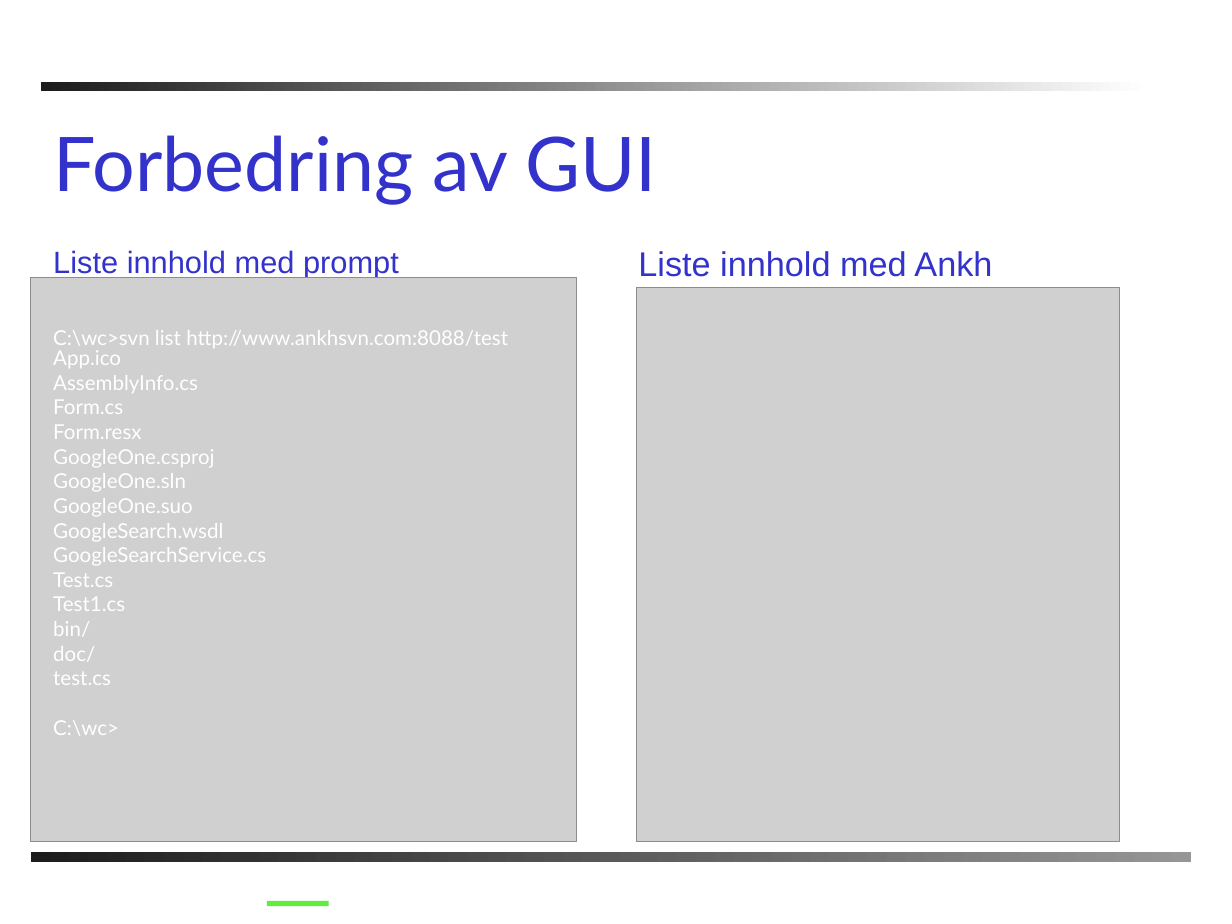
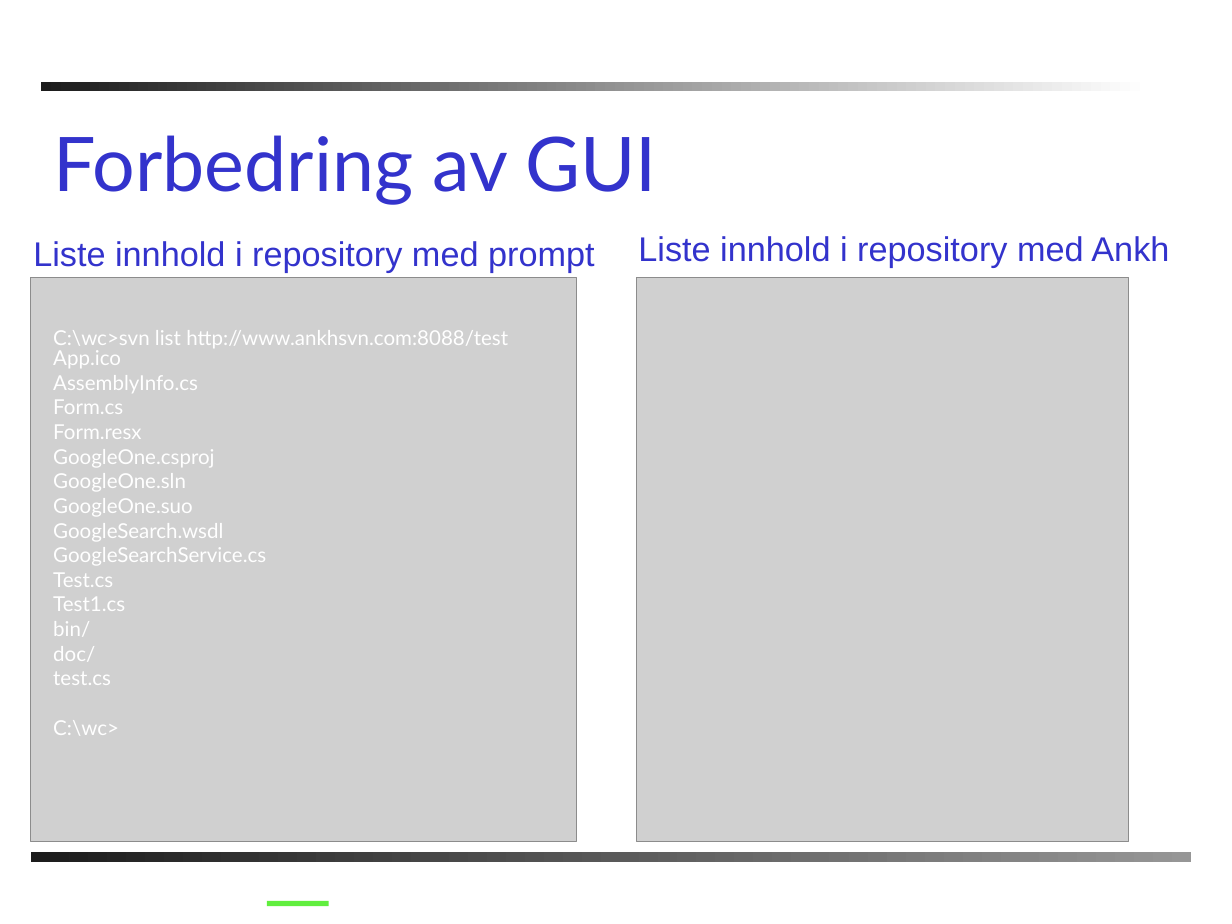
Before and after one commit to AnkhSVN/AnkhSVN, a slide deck: slide 11 of doc/powerpoint/Subversion_addin_for_VS.NET.ppt. Drawn at 1232x924 pixels with LibreOffice and Linux fonts; fonts in the diff are those of the drawing; grey boxes stand for pictures; background and template pictures are left out. Boxes give left, top, right and bottom in pixels: in the first picture for what was removed or moved away, otherwise in the second. Text is boxed around its words. In the diff, an @@ line names an element or a change of style, - is before the commit and + after.

```diff
--- a/doc/powerpoint/Subversion_addin_for_VS.NET.ppt
+++ b/doc/powerpoint/Subversion_addin_for_VS.NET.ppt
@@ text at <box>638,236,1169,267</box>: text changed @@
-Liste innhold med Ankh
+Liste innhold i repository med Ankh
@@ text at <box>33,241,595,272</box>: text changed; size 18 to 20 pt @@
-Liste innhold med prompt
+Liste innhold i repository med prompt
@@ picture: place and size @@
-picture at <box>637,287,1120,841</box>
+picture at <box>637,277,1129,841</box>
```
Also in this commit, not shown: 5 other slides changed, 1 slide added.
